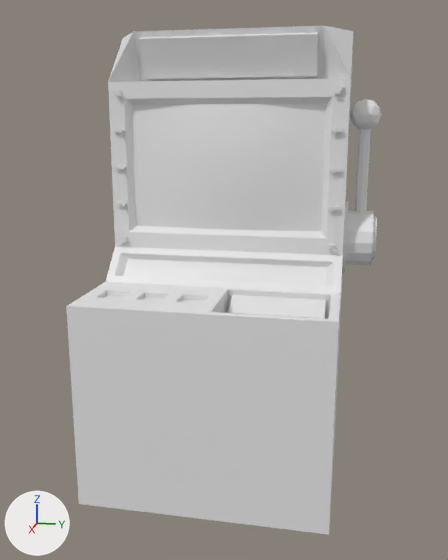
A saved change to the FBX model Assets/Models/SlotMachine/SlotMachine.fbx.
Rendered twice from a 50 mm camera at (6.17, 1.03, 2.96) aimed at (0.86, -0.04, 1.63). The axes (+X, +Y, +Z) are drawn at lower left. The lights are the same throughout. Materials are left out; every surface is plain grey. Where no turn or scale is listed for an object, it has been applied to the vertices.

The first picture shows 'Buttons.001', 'Buttons.002', 'Buttons.003', 'Buttons.004', 'Buttons.005', 'Buttons.006', 'Buttons.007', 'Buttons.008', 'Buttons.009', 'Buttons.010', 'Lever', 'ScreenSlot', 'SlotMachine'.
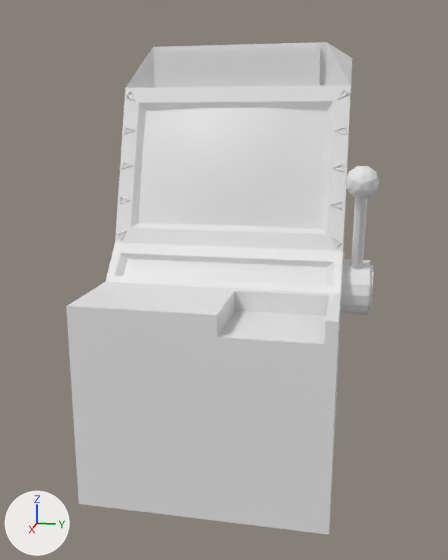
Pixel boxes [x1, y1, x2, y2] of what changed, in the pictures (448 x 560 px):
'SlotMachine', reshaped: before [66, 26, 353, 535]; after [66, 42, 352, 535]
'ScreenSlot', deleted: before [133, 104, 326, 231]
'CenterScreen', added: after [139, 108, 327, 229]
'TopScreen', added: after [157, 48, 320, 87]
'Lever', moved, turned: before [342, 99, 381, 273]; after [340, 166, 379, 322]
'Buttons.005', deleted: before [112, 87, 122, 96]
'Buttons.006', deleted: before [334, 84, 344, 94]
'Button.006', added: after [334, 126, 347, 135]
'Buttons.004', deleted: before [113, 126, 124, 134]
'Button.005', added: after [338, 89, 349, 99]
'Buttons.009', deleted: before [328, 205, 340, 212]
'Buttons.003', deleted: before [115, 163, 126, 171]
'Buttons.010', deleted: before [329, 244, 337, 253]
'Buttons.002', deleted: before [116, 199, 127, 207]
'Buttons.007', deleted: before [332, 127, 343, 134]
'Buttons.008', deleted: before [330, 166, 341, 173]
'Buttons.001', deleted: before [119, 237, 127, 245]
'Button.003', added: after [124, 127, 135, 134]
'Button.004', added: after [125, 91, 135, 101]
part 1 of me_plane_002, cut back: before [95, 34, 341, 346]; after [95, 101, 341, 346]
'BottomScreen', unchanged, uncovered by the edit: after [124, 259, 327, 286]

The change, as a list of edits to the scene's bpy script:
```text
Change me_plane_002:
    remove me_plane_002.from_pydata(...)  # 183 vertices, 137 faces; spans x 0.0..2.03, y -1.0..1.0, z 0.0..3.73
    add me_plane_002.from_pydata(...)  # 116 vertices, 46 faces; spans x -0.49..2.03, y -1.0..1.0, z 0.0..3.67
    me_plane_002 part 1
    115 vertices are removed from x 0.94..2.03, y -0.88..0.93, z 1.34..3.15
    102 faces are deleted
    28 vertices move from x 0.0..1.0, y -1.0..1.0, z 1.93..3.73 to x -0.49..1.0, y -1.0..1.0, z 1.96..3.67
    42 vertices are added at x 0.59..2.03, y -0.81..0.91, z 1.5..3.13
    6 new vertices lie (0.03, 0.0, -0.09) away from vertices in x 0.61..0.78, y -0.81..0.81, z 2.49..3.02
    11 new faces join them
Add me_plane_023:
    me_plane_023.from_pydata([(0.469, 0.729, 3.622), (0.469, -0.729, 3.622), (0.462, 0.729, 3.3), (0.462, -0.729, 3.3)], [], [(0, 1, 3, 2)])
Remove ob_buttons_003:
    ob_buttons_003 = bpy.data.objects.new('Buttons.003', me_cube_003)
Remove ob_screenslot:
    ob_screenslot = bpy.data.objects.new('ScreenSlot', me_plane_003)
Remove ob_buttons_004:
    ob_buttons_004 = bpy.data.objects.new('Buttons.004', me_cube_004)
Remove ob_buttons_008:
    ob_buttons_008 = bpy.data.objects.new('Buttons.008', me_cube_009)
Remove ob_buttons_009:
    ob_buttons_009 = bpy.data.objects.new('Buttons.009', me_cube_010)
Remove ob_buttons_010:
    ob_buttons_010 = bpy.data.objects.new('Buttons.010', me_cube_005)
Remove ob_buttons_002:
    ob_buttons_002 = bpy.data.objects.new('Buttons.002', me_cube_002)
Change ob_lever:
    ob_lever.location: (0.656, 1.213, 2.018) -> (0.798, 1.202, 1.61)
    ob_lever.rotation_euler: (0.0, 0.0, 0.0) -> (0.0, 0.445, 0.0)  # degrees (0, 0, 0) -> degrees (0, 25, 0)
Remove ob_buttons_006:
    ob_buttons_006 = bpy.data.objects.new('Buttons.006', me_cube_007)
Remove ob_buttons_001:
    ob_buttons_001 = bpy.data.objects.new('Buttons.001', me_cube_001)
Remove ob_buttons_007:
    ob_buttons_007 = bpy.data.objects.new('Buttons.007', me_cube_008)
Remove ob_buttons_005:
    ob_buttons_005 = bpy.data.objects.new('Buttons.005', me_cube_006)
Add ob_button_006:
    ob_button_006 = bpy.data.objects.new('Button.006', me_plane_016)  # 264 vertices, 264 faces; spans x -0.1097..-0.0761, y 0.8792..0.9824, z 0.2667..0.3369
    ob_button_006.location = (0.794, 0.0, 2.631)
Add ob_button_004:
    ob_button_004 = bpy.data.objects.new('Button.004', me_plane_014)  # 264 vertices, 264 faces; spans x -0.2058..-0.1659, y -0.9943..-0.8985, z 0.5583..0.6499
    ob_button_004.location = (0.794, 0.0, 2.631)
Add ob_topscreen:
    ob_topscreen = bpy.data.objects.new('TopScreen', me_plane_023)
    ob_topscreen.location = (0.0, 0.0, 0.0)
Add ob_button_005:
    ob_button_005 = bpy.data.objects.new('Button.005', me_plane_015)  # 264 vertices, 264 faces; spans x -0.2058..-0.1659, y 0.8985..0.9943, z 0.5583..0.6499
    ob_button_005.location = (0.794, 0.0, 2.631)
Add ob_button_003:
    ob_button_003 = bpy.data.objects.new('Button.003', me_plane_013)  # 264 vertices, 264 faces; spans x -0.1097..-0.0761, y -0.9824..-0.8792, z 0.2667..0.3369
    ob_button_003.location = (0.794, 0.0, 2.631)
Add ob_centerscreen:
    ob_centerscreen = bpy.data.objects.new('CenterScreen', me_plane_022)  # 144 vertices, 121 faces; spans x -0.2..0.15, y -0.81..0.81, z -0.51..0.49
    ob_centerscreen.location = (0.78, 0.0, 2.633)
```
